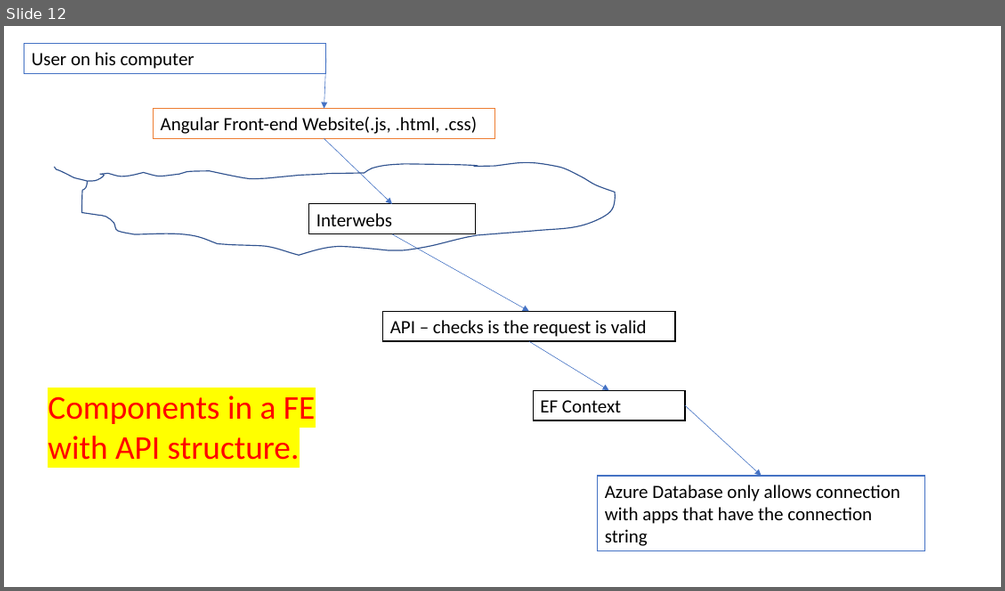
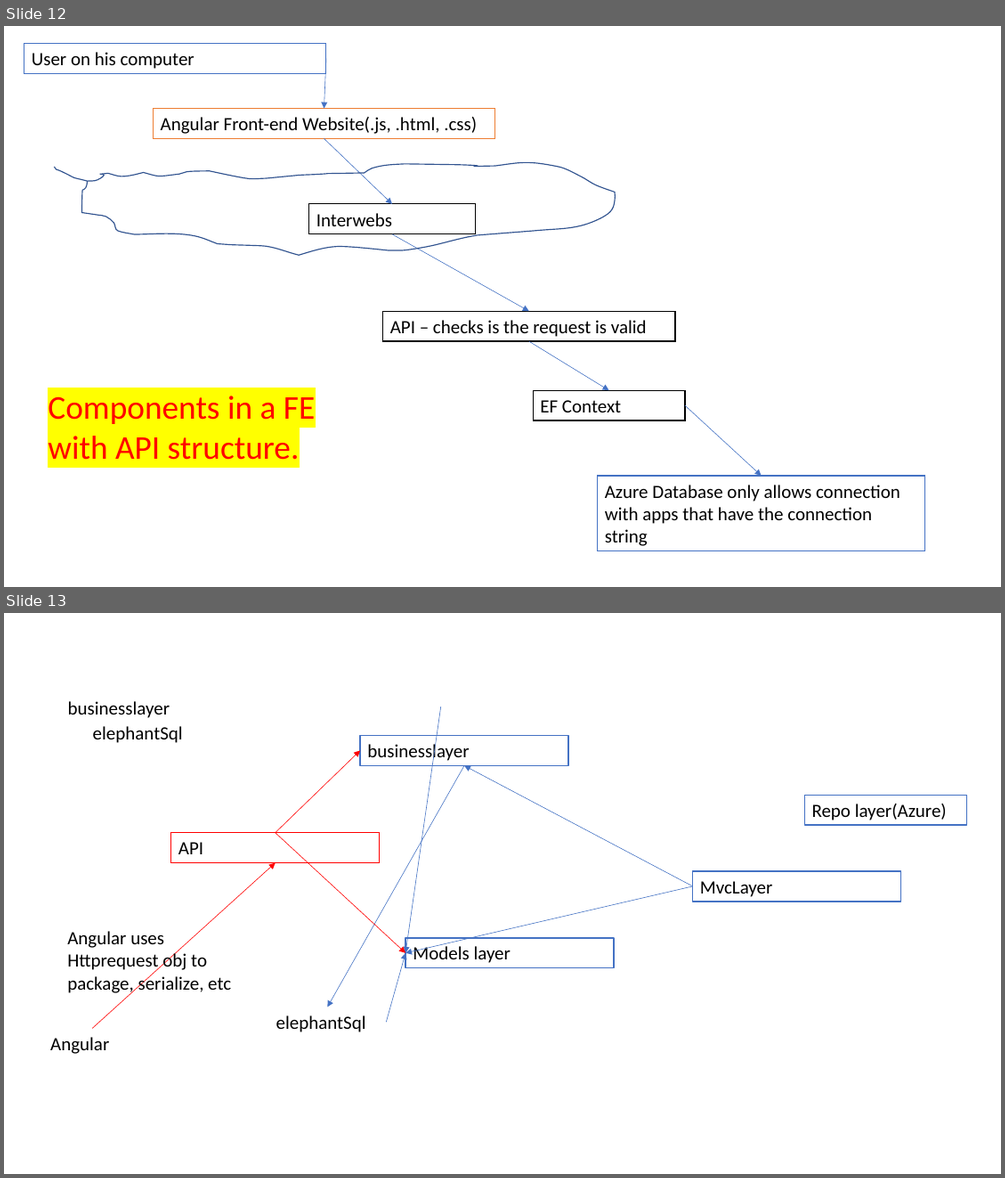
Before and after one commit to 06012021-dotnet-uta/06012021-dotnet-uta-batchrepo, a slide deck: demos/ClassNotesAndDescriptions.pptx. Shown one above the other, each under a label of ours: slide 12 before the commit, slides 12 and 13 after it. The pictures are 1005x591 and 1005x1178 pixels, drawn with LibreOffice and Linux fonts; fonts in the diff are those of the drawing. Boxes give left, top, right and bottom in pixels: in the first picture for what was removed or moved away, otherwise in the second. Text is boxed around its words. In the diff, an @@ line names an element or a change of style, - is before the commit and + after.

Commit message:
Angular demo. day 1

```diff
--- a/demos/ClassNotesAndDescriptions.pptx
+++ b/demos/ClassNotesAndDescriptions.pptx
@@ slide 13 added at (4,613,1001,1174), background #FFFFFF @@
@@ text added at (68,701,170,718), 18 pt, text #000000 @@
+businesslayer
@@ arrow added from (441, 706) to (405, 953), #4472C4 0.5 pt @@
@@ text added at (93,726,183,743), 18 pt, text #000000 @@
+elephantSql
@@ rectangle added at (360,736,568,765), outline #4472C4 1.25 pt, 18 pt, text #000000 @@
+businesslayer
@@ arrow added from (275, 833) to (360, 751), #FF0000 0.5 pt @@
@@ arrow added from (465, 765) to (328, 1007), #4472C4 0.5 pt @@
@@ arrow added from (693, 886) to (465, 765), #4472C4 0.5 pt @@
@@ rectangle added at (805,795,967,825), outline #4472C4 1.25 pt, 18 pt, text #000000 @@
+Repo layer(Azure)
@@ rectangle added at (171,833,380,863), outline #FF0000 0.75 pt, 18 pt, text #000000 @@
+API
@@ arrow added from (275, 833) to (405, 953), #FF0000 0.5 pt @@
@@ arrow added from (92, 1028) to (275, 863), #FF0000 0.5 pt @@
@@ rectangle added at (693,871,901,900), outline #4472C4 1.25 pt, 18 pt, text #000000 @@
+MvcLayer
@@ arrow added from (693, 886) to (405, 953), #4472C4 0.5 pt @@
@@ text added at (67,931,231,995), 18 pt, text #000000 @@
+Angular uses Httprequest obj to package, serialize, etc
@@ arrow added from (386, 1022) to (405, 953), #4472C4 0.5 pt @@
@@ rectangle added at (405,938,615,967), outline #4472C4 1.25 pt, 18 pt, text #000000 @@
+Models layer
@@ text added at (50,1037,109,1054), 18 pt, text #000000 @@
+Angular
@@ text added at (276,1015,366,1032), 18 pt, text #000000 @@
+elephantSql
```
Also in this commit, not shown: 1 other slide added, 30 other files.
